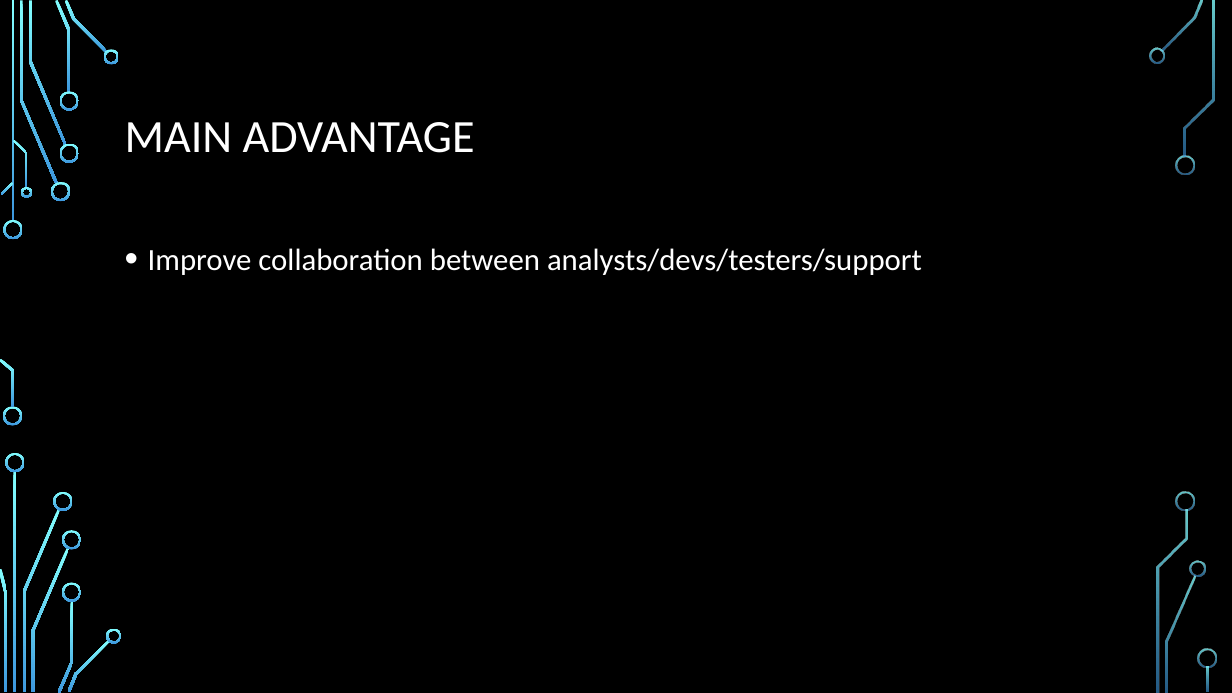
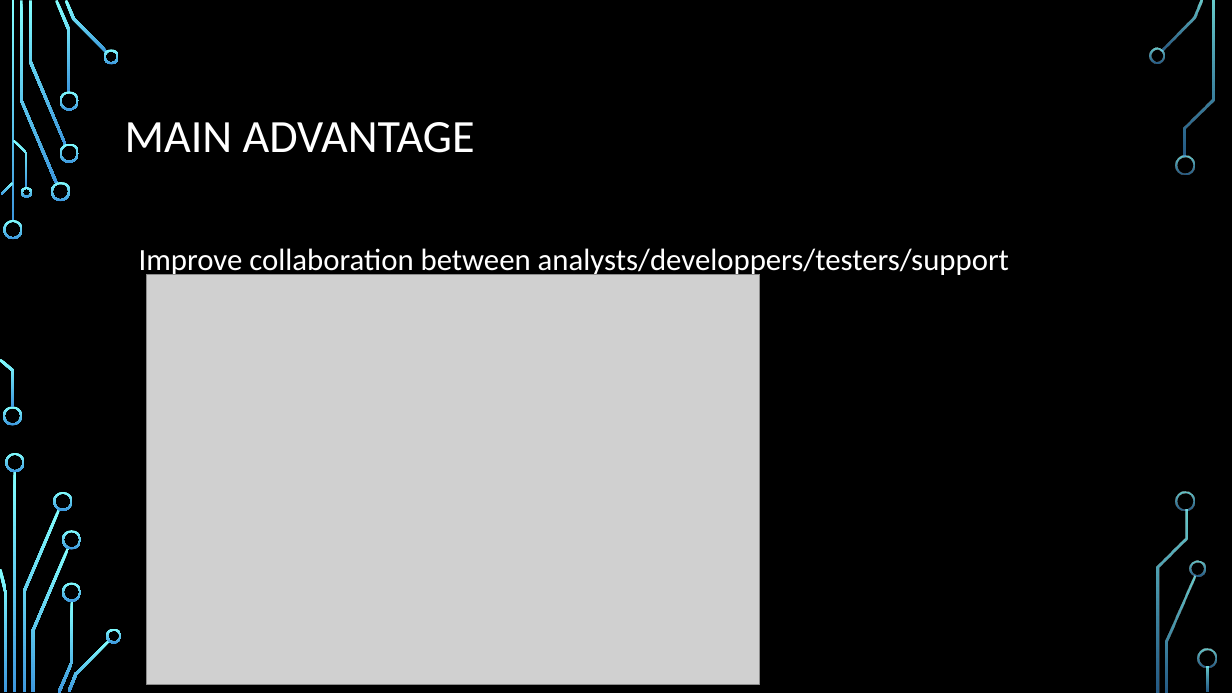
Before and after one commit to guerinsylvain/poc-state-machine-elsa, a slide deck: slide 7 of doc/demo.pptx. Drawn at 1232x693 pixels with LibreOffice and Linux fonts; fonts in the diff are those of the drawing; grey boxes stand for pictures; background and template pictures are left out. Boxes give left, top, right and bottom in pixels: in the first picture for what was removed or moved away, otherwise in the second. Text is boxed around its words. In the diff, an @@ line names an element or a change of style, - is before the commit and + after.

```diff
--- a/doc/demo.pptx
+++ b/doc/demo.pptx
@@ text at [139, 248, 1009, 278]: text changed @@
-• Improve collaboration between analysts/devs/testers/support
+Improve collaboration between analysts/developpers/testers/support
@@ picture added at [146, 274, 760, 685] @@
```
Also in this commit, not shown: 3 other slides changed.
